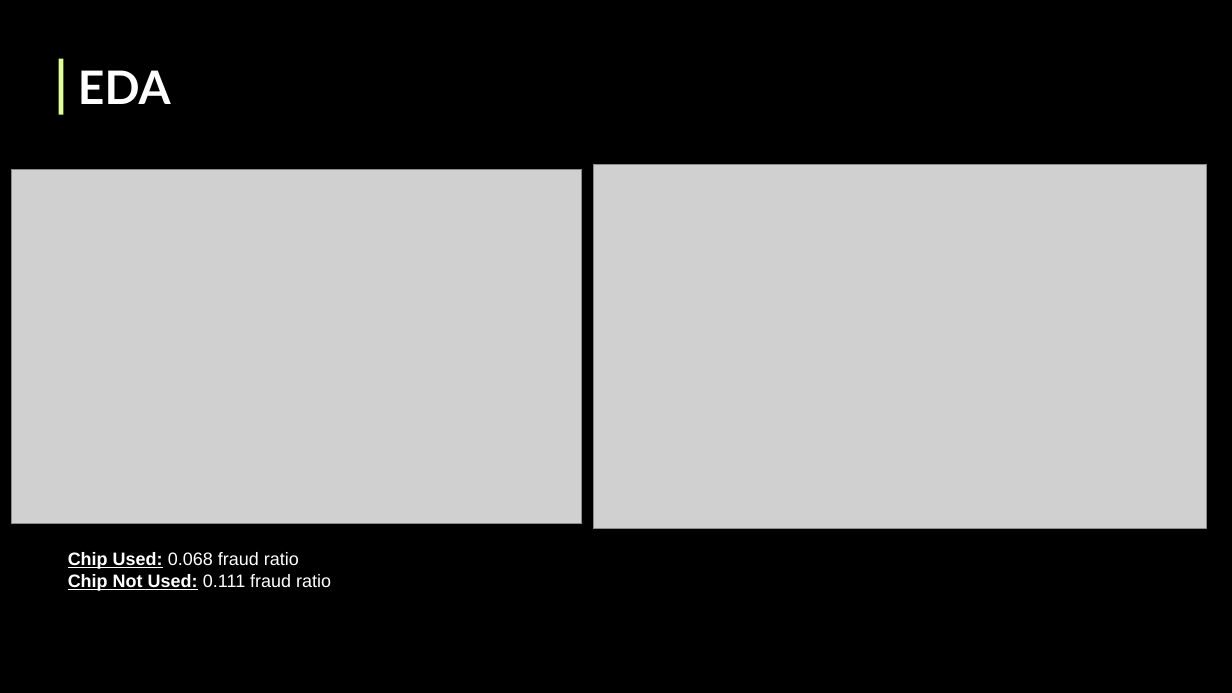
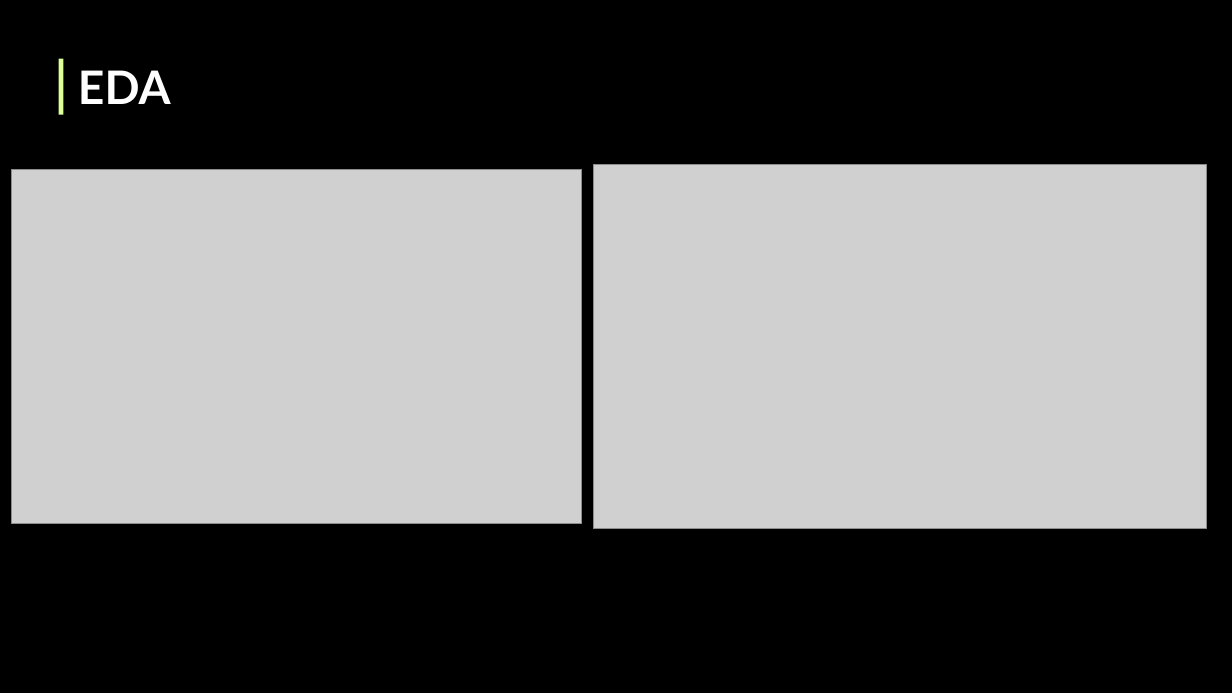
Before and after one commit to splus8191/6103-sp-25-Burke-Guerra-Soroosh, a slide deck: slide 4 of Credit Card Fraud Detection.pptx. Drawn at 1232x693 pixels with LibreOffice and Linux fonts; fonts in the diff are those of the drawing; grey boxes stand for pictures. Boxes give left, top, right and bottom in pixels: in the first picture for what was removed or moved away, otherwise in the second. Text is boxed around its words. In the diff, an @@ line names an element or a change of style, - is before the commit and + after.

```diff
--- a/Credit Card Fraud Detection.pptx
+++ b/Credit Card Fraud Detection.pptx
@@ text removed at bbox=[68, 552, 331, 591] @@
-Chip Used: 0.068 fraud ratio
-Chip Not Used: 0.111 fraud ratio
```
Also in this commit, not shown: 7 other slides changed.
